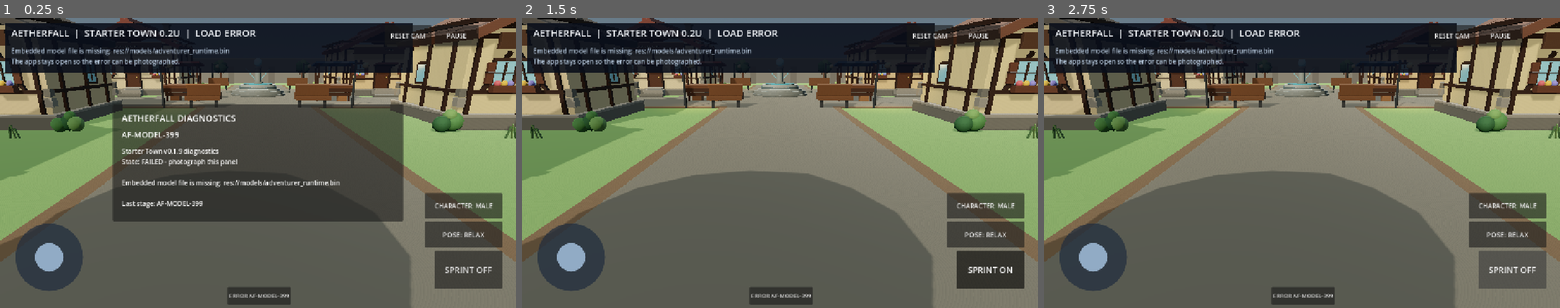
Above: before the commit, frames 1-3 (left to right).
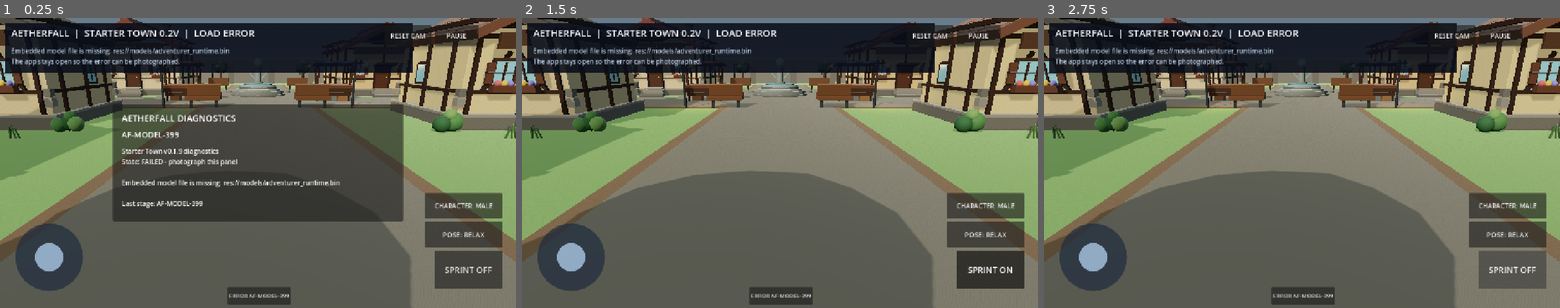
Above: after the commit, the same moments.

Repository: demetrecerrone-star/Aetherfall
Game: Godot game, scene res://starter_town.tscn
The game is run twice, just before and just after one commit, with the same random seed, the same clock (stepped at 60 frames per second) and the same inputs.
Inputs:
- Up to frame 1 (0.25 s): no input
- Up to frame 2 (1.5 s): click "ERROR AF-MODEL-399" at 0.5 s; click "SPRINT OFF" at 1.25 s
- Up to frame 3 (2.75 s): click "SPRINT ON" at 2 s

The runs differ from the first frame. In frame 1, 0.2% of the frame differs, in the area x 33-50%, y 4-8%; in frame 2, 0.2%; in frame 3, 0.2%.

Commit message:
Starter Town 0.2V: fit outer wall buttress collision, tighten gate tower clearance, preserve closed portcullis

Diff:
--- a/cleanroom/starter_town.gd
+++ b/cleanroom/starter_town.gd
@@ -969,20 +969,35 @@
     _add_wall_segment(Vector3(0, 1.7, -25.6), Vector3(56.4, 3.4, 1.2))
     _add_wall_segment(Vector3(-15.3, 1.7, 25.6), Vector3(25.8, 3.4, 1.2))
     _add_wall_segment(Vector3(15.3, 1.7, 25.6), Vector3(25.8, 3.4, 1.2))
+    # Decorative buttresses project in front of the long wall plane.
+    # Give each visible support a tightly fitting player and camera blocker.
+    # The broad world bounds still handle the wall between supports.
     for z in range(-21, 22, 6):
-        _box(self, "WallButtressL", Vector3(0.55, 2.4, 0.85), Vector3(-26.72,1.2,float(z)), Color("#625f59"))
-        _box(self, "WallButtressR", Vector3(0.55, 2.4, 0.85), Vector3(26.72,1.2,float(z)), Color("#625f59"))
+        for wall_x in [-26.72, 26.72]:
+            var side: String = "L" if wall_x < 0.0 else "R"
+            var pillar_center := Vector3(wall_x, 1.2, float(z))
+            var pillar_size := Vector3(0.55, 2.4, 0.85)
+            _box(self, "WallButtress" + side, pillar_size, pillar_center, Color("#625f59"))
+            _add_blocker(Vector2(wall_x, float(z)), Vector2(0.55, 0.85), PLAYER_WORLD_RADIUS + 0.025)
+            _add_camera_obstacle(pillar_center, pillar_size)
     for x in range(-22, 23, 6):
-        _box(self, "WallButtressN", Vector3(0.85, 2.4, 0.55), Vector3(float(x),1.2,-24.72), Color("#625f59"))
+        var pillar_center := Vector3(float(x), 1.2, -24.72)
+        var pillar_size := Vector3(0.85, 2.4, 0.55)
+        _box(self, "WallButtressN", pillar_size, pillar_center, Color("#625f59"))
+        _add_blocker(Vector2(float(x), -24.72), Vector2(0.85, 0.55), PLAYER_WORLD_RADIUS + 0.025)
+        _add_camera_obstacle(pillar_center, pillar_size)
 
     # Gatehouse towers, roofs and closed portcullis.
     _cylinder(self, "GateTowerL", 2.3, 6.0, Vector3(-4.1, 3.0, 24.6), Color("#706e68"))
     _cylinder(self, "GateTowerR", 2.3, 6.0, Vector3(4.1, 3.0, 24.6), Color("#706e68"))
     _tapered_cylinder(self, "GateRoofL", 2.65, 0.08, 2.2, Vector3(-4.1, 7.05, 24.6), Color("#5d3931"))
     _tapered_cylinder(self, "GateRoofR", 2.65, 0.08, 2.2, Vector3(4.1, 7.05, 24.6), Color("#5d3931"))
-    # Preserve original gate clearance.
-    _add_circle_blocker(Vector2(-4.1,24.6), 2.35, 0.68)
-    _add_circle_blocker(Vector2(4.1,24.6), 2.35, 0.68)
+    # Match the actual 2.30 m tower radius plus player clearance.
+    # 0.2U used 2.35 + 0.68 m and stopped the actor far from visible stone.
+    _add_circle_blocker(Vector2(-4.1,24.6), 2.30, PLAYER_WORLD_RADIUS + 0.035)
+    _add_circle_blocker(Vector2(4.1,24.6), 2.30, PLAYER_WORLD_RADIUS + 0.035)
+    # The portcullis is a closed solid barrier, even after tightening towers.
+    _add_blocker(Vector2(0.0, 25.0), Vector2(4.4, 0.24), PLAYER_WORLD_RADIUS + 0.035)
     _add_camera_obstacle(Vector3(-4.1, 3.0, 24.6), Vector3(4.6, 6.0, 4.6))
     _add_camera_obstacle(Vector3(4.1, 3.0, 24.6), Vector3(4.6, 6.0, 4.6))
     _add_camera_obstacle(Vector3(0.0, 1.63, 25.0), Vector3(4.5, 3.25, 0.28))
@@ -1240,7 +1255,7 @@
 
 func _set_status(title: String, detail: String) -> void:
     if _status != null:
-        _status.text = "AETHERFALL  |  STARTER TOWN 0.2U  |  " + title
+        _status.text = "AETHERFALL  |  STARTER TOWN 0.2V  |  " + title
     if _detail != null:
         _detail.text = detail
 
--- a/cleanroom/tests/collision_camera_test.gd
+++ b/cleanroom/tests/collision_camera_test.gd
@@ -53,10 +53,38 @@
     if not bool(town.call("_world_point_blocked", Vector2(-4.1, 24.0))):
         _fail("Gate tower is no longer blocked")
         return
+    # Tower: 2.3m physical radius + 0.34m player + 0.035m skin.
+    # Points 2.65m and 2.75m from tower center straddle this boundary.
+    if not bool(town.call("_world_point_blocked", Vector2(-4.1, 21.95))):
+        _fail("Approach clips through the gate tower")
+        return
+    if bool(town.call("_world_point_blocked", Vector2(-4.1, 21.85))):
+        _fail("Gate tower still has too large an invisible collision halo")
+        return
+    if not bool(town.call("_world_point_blocked", Vector2(0.0, 24.65))):
+        _fail("Closed portcullis is passable")
+        return
+    # Each visible town-wall support has fitted collision, without
+    # blocking empty air beyond its own projection.
+    for wall_x in [-26.72, 26.72]:
+        var approaching_x := -26.30 if wall_x < 0.0 else 26.30
+        var free_x := -25.80 if wall_x < 0.0 else 25.80
+        if not bool(town.call("_world_point_blocked", Vector2(approaching_x, -21.0))):
+            _fail("Side wall buttress is missing its collision")
+            return
+        if bool(town.call("_world_point_blocked", Vector2(free_x, -21.0))):
+            _fail("Side wall buttress blocks empty space")
+            return
+    if not bool(town.call("_world_point_blocked", Vector2(-22.0, -24.20))):
+        _fail("North wall buttress is missing its collision")
+        return
+    if bool(town.call("_world_point_blocked", Vector2(-22.0, -23.80))):
+        _fail("North wall buttress blocks empty air")
+        return
     if not bool(town.get("_loaded")):
         _fail("Character loading failed")
         return
-    print("AETHERFALL_COLLISION_CAMERA_02U_OK: close house walls, camera shell, gate, door handle, and grounded stairs")
+    print("AETHERFALL_COLLISION_CAMERA_02U_OK: doors, grounding, tight gate towers and portcullis, all wall buttress collisions, camera shells")
     town.queue_free()
     quit(0)
 
Not shown, changed: .github/workflows/starter-town-android.yml
